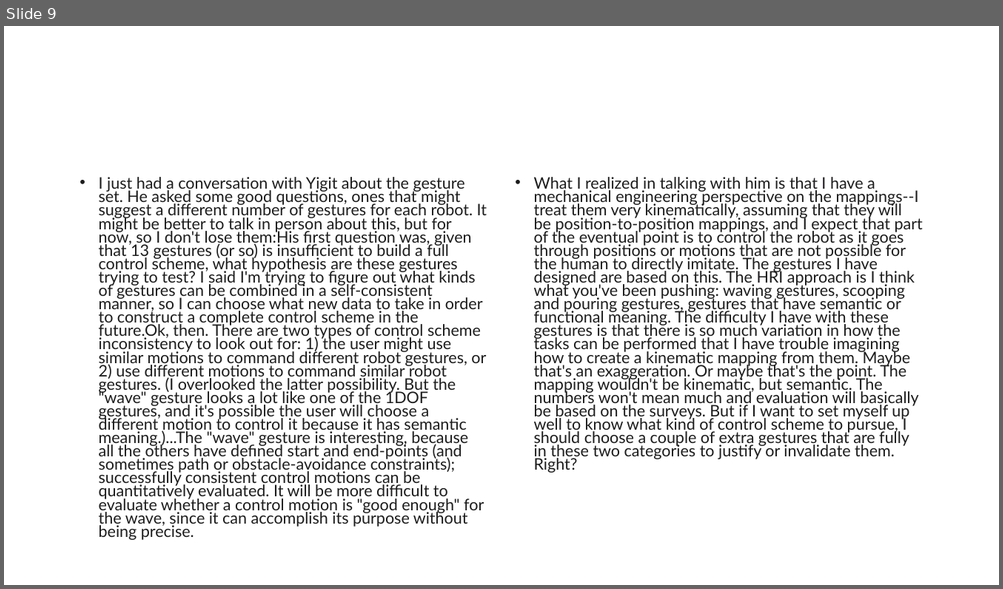
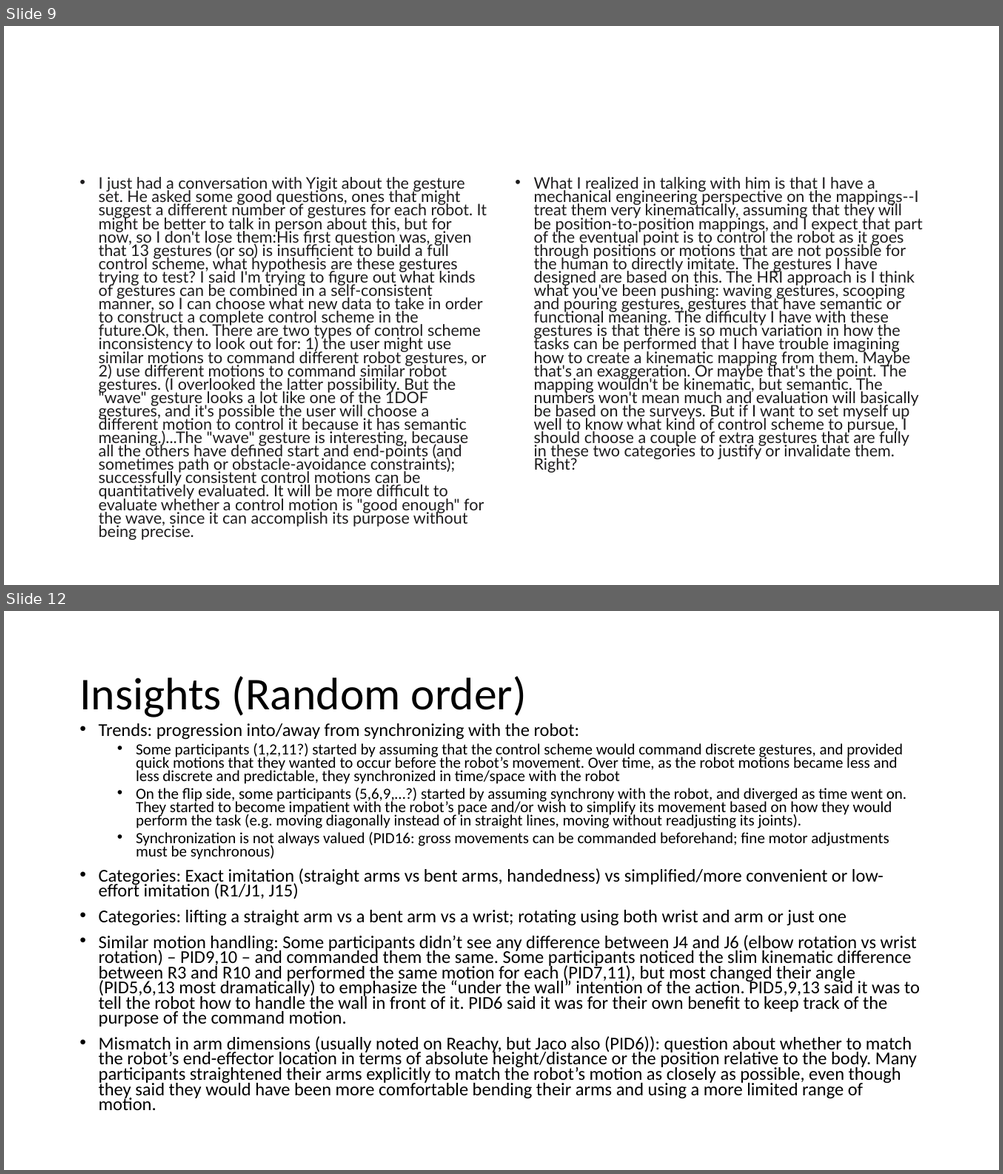
Before and after one commit to JMolnar6/NonAnthroHands_User_Study, a slide deck: Study Files/Gesture Selection for Control Scheme Design.pptm. Shown one above the other, each under a label of ours: slide 9 before the commit, slides 9 and 12 after it; the slides between them are not shown. The pictures are 1003x589 and 1003x1174 pixels, drawn with LibreOffice and Linux fonts; fonts in the diff are those of the drawing. Boxes give left, top, right and bottom in pixels: in the first picture for what was removed or moved away, otherwise in the second. Text is boxed around its words. In the diff, an @@ line names an element or a change of style, - is before the commit and + after.

```diff
--- a/Study Files/Gesture Selection for Control Scheme Design.pptm
+++ b/Study Files/Gesture Selection for Control Scheme Design.pptm
@@ slide 12 added at box(4, 611, 999, 1170), background #FFFFFF @@
@@ title added at box(79, 676, 526, 718), 44 pt, text #000000 @@
+Insights (Random order)
@@ text added at box(99, 723, 919, 1111), 17.5 pt, text #000000 @@
+• Trends: progression into/away from synchronizing with the robot:
+  • Some participants (1,2,11?) started by assuming that the control scheme would command discrete gestures, and provided quick motions that they wanted to occur before the robot’s movement. Over time, as the robot motions became less and less discrete and predictable, they synchronized in time/space with the robot
+  • On the flip side, some participants (5,6,9,…?) started by assuming synchrony with the robot, and diverged as time went on. They started to become impatient with the robot’s pace and/or wish to simplify its movement based on how they would perform the task (e.g. moving diagonally instead of in straight lines, moving without readjusting its joints).
+  • Synchronization is not always valued (PID16: gross movements can be commanded beforehand; fine motor adjustments must be synchronous)
+• Categories: Exact imitation (straight arms vs bent arms, handedness) vs simplified/more convenient or low-effort imitation (R1/J1, J15)
+• Categories: lifting a straight arm vs a bent arm vs a wrist; rotating using both wrist and arm or just one
+• Similar motion handling: Some participants didn’t see any difference between J4 and J6 (elbow rotation vs wrist rotation) – PID9,10 – and commanded them the same. Some participants noticed the slim kinematic difference between R3 and R10 and performed the same motion for each (PID7,11), but most changed their angle (PID5,6,13 most dramatically) to emphasize the “under the wall” intention of the action. PID5,9,13 said it was to tell the robot how to handle the wall in front of it. PID6 said it was for their own benefit to keep track of the purpose of the command motion.
+• Mismatch in arm dimensions (usually noted on Reachy, but Jaco also (PID6)): question about whether to match the robot’s end-effector location in terms of absolute height/distance or the position relative to the body. Many participants straightened their arms explicitly to match the robot’s motion as closely as possible, even though they said they would have been more comfortable bending their arms and using a more limited range of motion.
```
Also in this commit, not shown: 3 other slides added, 1 other file.
